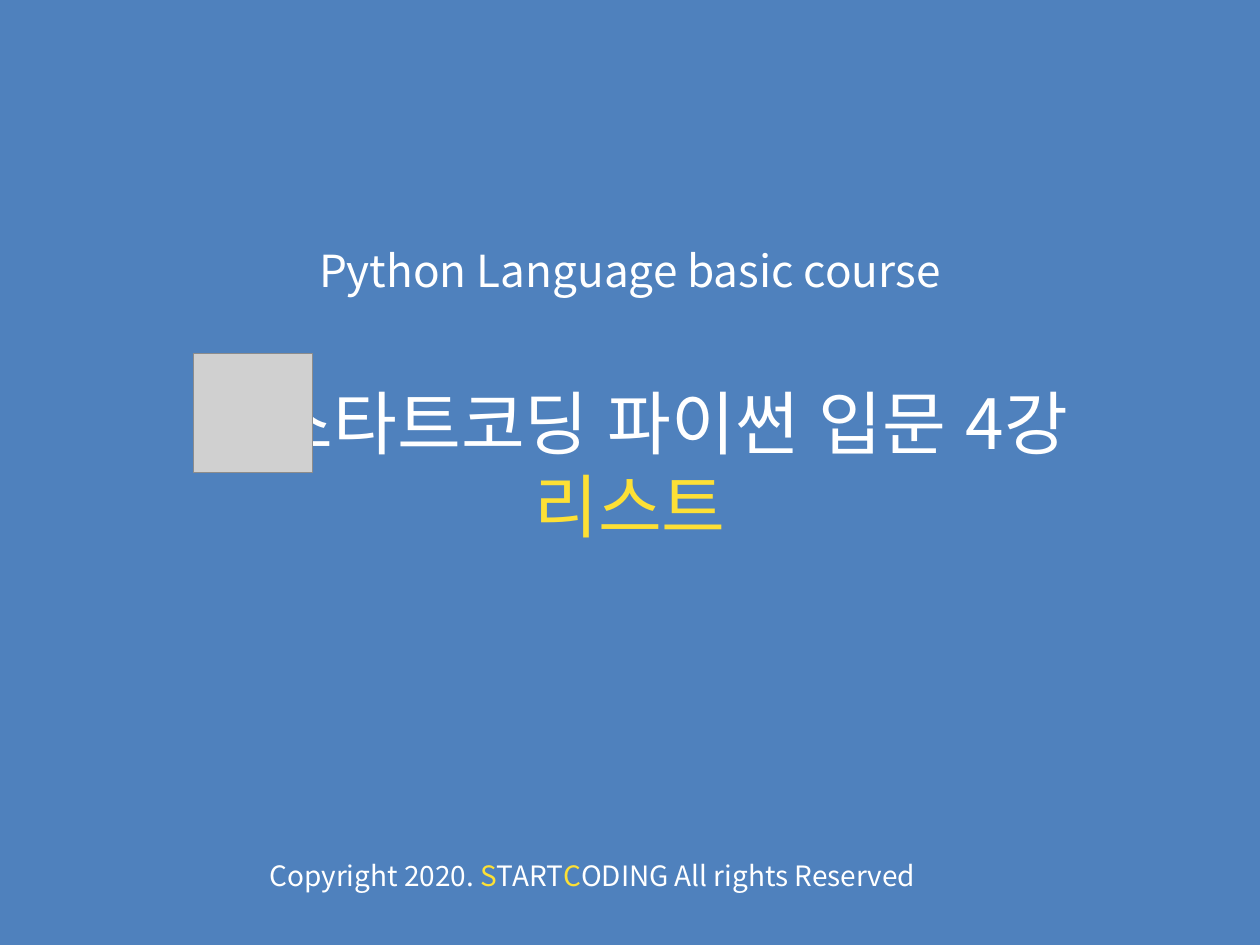
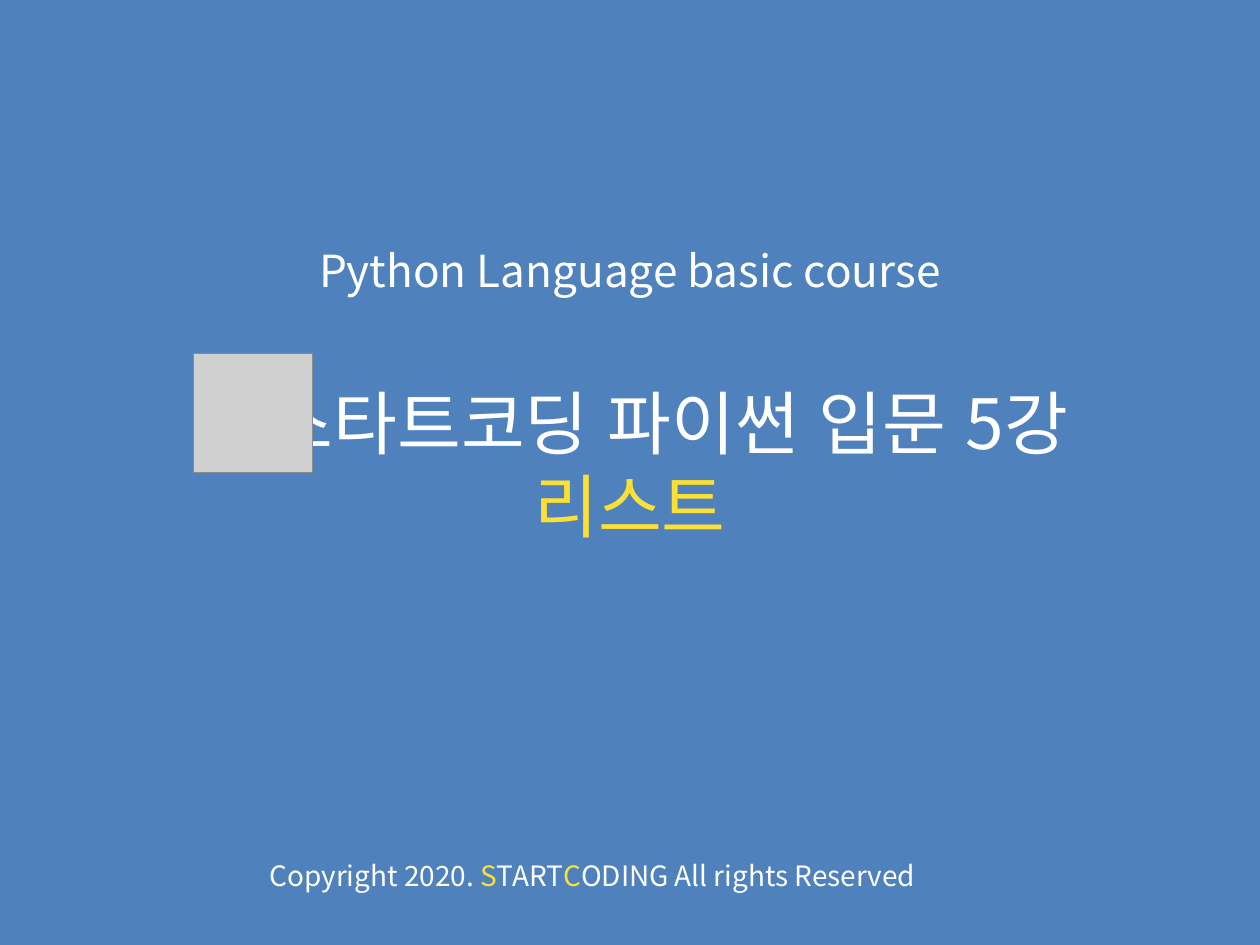
Before and after one commit to kwonkijun/python, a slide deck: slide 1 of 파이썬기초(PPT)/파이썬 기초 6강_리스트.pptx. Drawn at 1260x945 pixels with LibreOffice and Linux fonts; fonts in the diff are those of the drawing; grey boxes stand for pictures. Boxes give left, top, right and bottom in pixels: in the first picture for what was removed or moved away, otherwise in the second. Text is boxed around its words. In the diff, an @@ line names an element or a change of style, - is before the commit and + after.

```diff
--- a/파이썬기초(PPT)/파이썬 기초 6강_리스트.pptx
+++ b/파이썬기초(PPT)/파이썬 기초 6강_리스트.pptx
@@ title at <box>270,252,1068,538</box>: text changed @@
-Python Language basic course
-스타트코딩 파이썬 입문 4강
-리스트
+Python Language basic course
+스타트코딩 파이썬 입문 5강
+리스트
```
Also in this commit, not shown: 4 other files.
